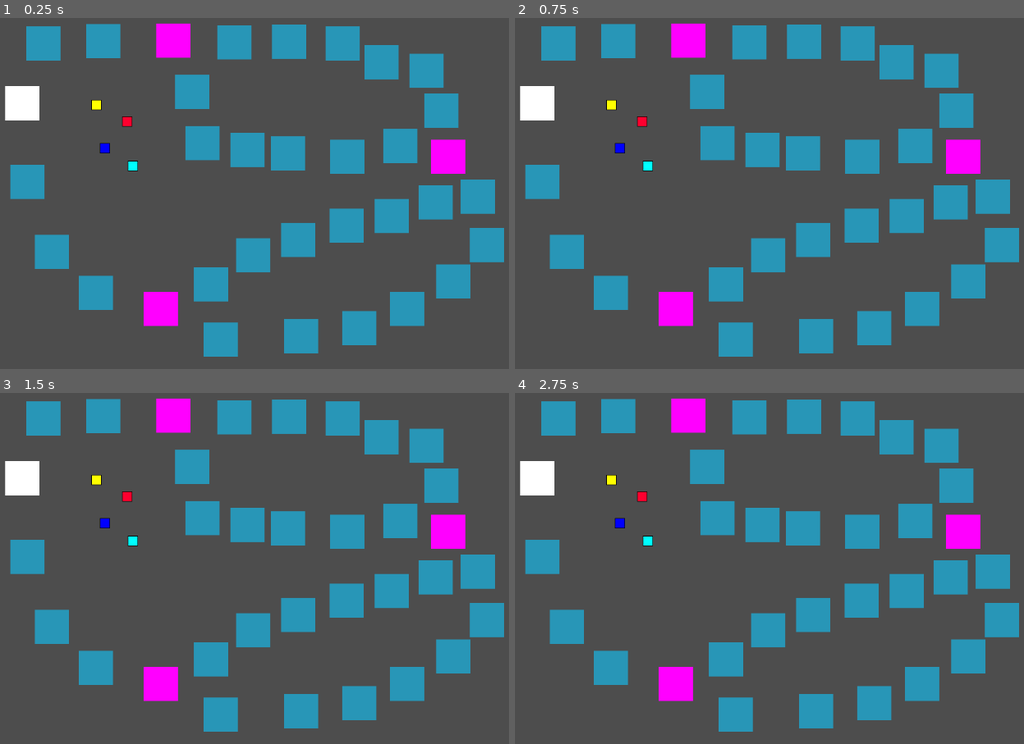
Above: before the commit, frames 1-4 (two rows, left to right).
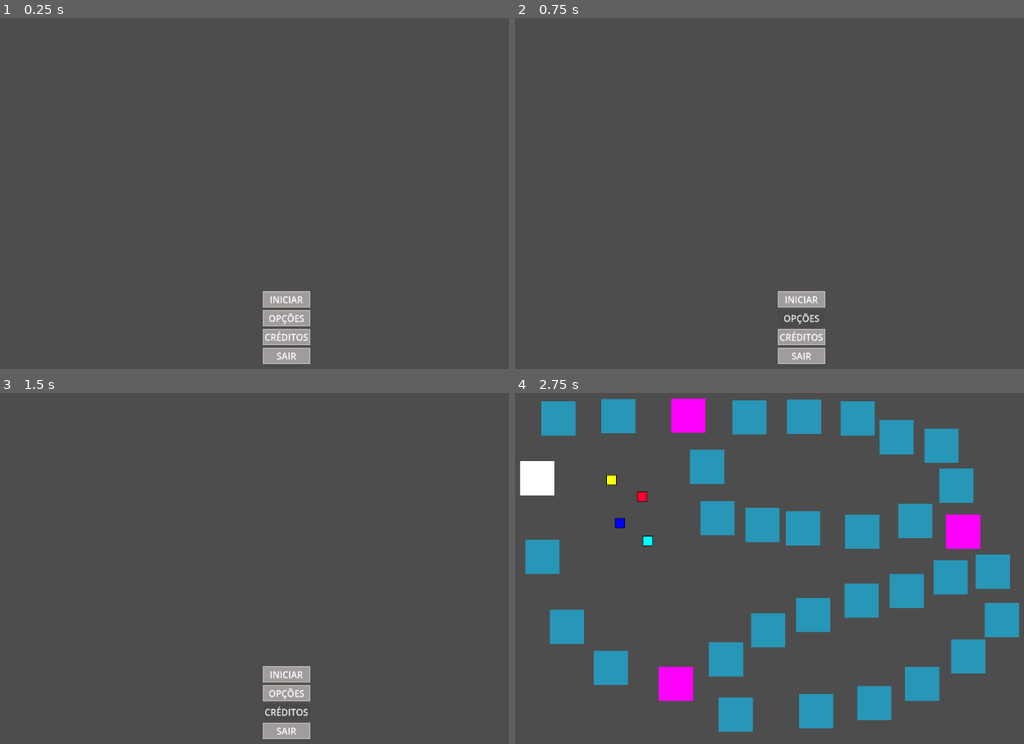
Above: after the commit, the same moments.

Repository: walo2/GameDev_ProjetoGeo
Game: Godot game, scene res://menu.tscn
Same seed, same stepped clock (60 frames per second), same inputs: the game is played once before the commit and once after it. Before the commit the project starts from res://tile_map.tscn.
Inputs (mouse positions are in pixels of both pictures, inside the frame that each line leads up to):
- Up to frame 1 (0.25 s): no input
- Up to frame 2 (0.75 s): click (800, 319) at 0.5 s, where only the run after the commit has a clickable "OPÇÕES"
- Up to frame 3 (1.5 s): click (285, 712) at 1.25 s, where only the run after the commit has a clickable "CRÉDITOS"
- Up to frame 4 (2.75 s): click (800, 673) at 2 s, where only the run after the commit has a clickable "INICIAR"

The runs differ from the first frame. In frame 1, 24% of the frame differs, in the area x 0-100%, y 1-99%; in frame 2, 24%; in frame 3, 24%; in frame 4, nothing differs.

Commit message:
Protótipo do menu inicial do jogo feito

Diff:
--- /dev/null
+++ b/Kapitalistik/default_btn.tres
@@ -0,0 +1,26 @@
+[gd_resource type="Theme" load_steps=5 format=3 uid="uid://c2ywgxeig0yn2"]
+
+[sub_resource type="StyleBoxFlat" id="StyleBoxFlat_ssnbe"]
+bg_color = Color(0.290196, 0.290196, 0.290196, 1)
+
+[sub_resource type="StyleBoxFlat" id="StyleBoxFlat_oo55b"]
+bg_color = Color(0.290196, 0.290196, 0.290196, 1)
+
+[sub_resource type="StyleBoxFlat" id="StyleBoxFlat_7jsgd"]
+bg_color = Color(0.623529, 0.607843, 0.619608, 1)
+border_width_left = 3
+border_width_top = 3
+border_width_right = 3
+border_width_bottom = 3
+border_color = Color(0.741176, 0.729412, 0.678431, 1)
+border_blend = true
+
+[sub_resource type="StyleBoxFlat" id="StyleBoxFlat_xmr3l"]
+bg_color = Color(0.290196, 0.290196, 0.290196, 1)
+
+[resource]
+Button/colors/font_color = Color(1, 1, 1, 1)
+Button/styles/focus = SubResource("StyleBoxFlat_ssnbe")
+Button/styles/hover = SubResource("StyleBoxFlat_oo55b")
+Button/styles/normal = SubResource("StyleBoxFlat_7jsgd")
+Button/styles/pressed = SubResource("StyleBoxFlat_xmr3l")
--- /dev/null
+++ b/Kapitalistik/menu.gd
@@ -0,0 +1,27 @@
+extends Control
+
+
+# Called when the node enters the scene tree for the first time.
+func _ready():
+	pass # Replace with function body.
+
+
+# Called every frame. 'delta' is the elapsed time since the previous frame.
+func _process(delta):
+	pass
+
+
+func _on_iniciar_btn_pressed():
+	get_tree().change_scene_to_file("res://tile_map.tscn")
+
+
+func _on_opcoes_btn_pressed():
+	pass # Replace with function body.
+
+
+func _on_creditos_btn_pressed():
+	pass # Replace with function body.
+
+
+func _on_sair_btn_pressed():
+	get_tree().quit()
--- /dev/null
+++ b/Kapitalistik/menu.tscn
@@ -0,0 +1,76 @@
+[gd_scene load_steps=3 format=3 uid="uid://dggyhevyw8x75"]
+
+[ext_resource type="Theme" uid="uid://c2ywgxeig0yn2" path="res://default_btn.tres" id="1_a1oif"]
+[ext_resource type="Script" path="res://menu.gd" id="1_cux3h"]
+
+[node name="Control" type="Control"]
+layout_mode = 3
+anchors_preset = 15
+anchor_right = 1.0
+anchor_bottom = 1.0
+offset_left = -2.0
+offset_top = 7.0
+offset_right = -2.0
+offset_bottom = 7.0
+grow_horizontal = 2
+grow_vertical = 2
+script = ExtResource("1_cux3h")
+
+[node name="Background" type="TextureRect" parent="."]
+modulate = Color(0.952941, 0.741176, 0.682353, 1)
+self_modulate = Color(0.917647, 0.803922, 0.764706, 1)
+layout_mode = 2
+offset_top = 20.0
+offset_right = 1152.0
+offset_bottom = 628.0
+grow_horizontal = 2
+grow_vertical = 2
+expand_mode = 2
+
+[node name="MarginContainer" type="MarginContainer" parent="."]
+layout_mode = 1
+anchors_preset = 15
+anchor_right = 1.0
+anchor_bottom = 1.0
+offset_left = 4.0
+offset_top = -10.0
+offset_right = 4.0
+offset_bottom = -10.0
+grow_horizontal = 2
+grow_vertical = 2
+theme_override_constants/margin_top = 20
+theme_override_constants/margin_bottom = 20
+
+[node name="VBoxContainer" type="VBoxContainer" parent="MarginContainer"]
+layout_mode = 2
+size_flags_horizontal = 4
+size_flags_vertical = 8
+
+[node name="iniciar_btn" type="Button" parent="MarginContainer/VBoxContainer"]
+layout_mode = 2
+theme = ExtResource("1_a1oif")
+text = "INICIAR
+"
+
+[node name="opcoes_btn" type="Button" parent="MarginContainer/VBoxContainer"]
+layout_mode = 2
+theme = ExtResource("1_a1oif")
+text = "OPÇÕES
+"
+
+[node name="creditos_btn" type="Button" parent="MarginContainer/VBoxContainer"]
+layout_mode = 2
+theme = ExtResource("1_a1oif")
+text = "CRÉDITOS
+"
+
+[node name="sair_btn" type="Button" parent="MarginContainer/VBoxContainer"]
+layout_mode = 2
+theme = ExtResource("1_a1oif")
+text = "SAIR
+"
+
+[connection signal="pressed" from="MarginContainer/VBoxContainer/iniciar_btn" to="." method="_on_iniciar_btn_pressed"]
+[connection signal="pressed" from="MarginContainer/VBoxContainer/opcoes_btn" to="." method="_on_opcoes_btn_pressed"]
+[connection signal="pressed" from="MarginContainer/VBoxContainer/creditos_btn" to="." method="_on_creditos_btn_pressed"]
+[connection signal="pressed" from="MarginContainer/VBoxContainer/sair_btn" to="." method="_on_sair_btn_pressed"]
--- a/Kapitalistik/project.godot
+++ b/Kapitalistik/project.godot
@@ -11,8 +11,8 @@
 [application]
 
 config/name="Kapitalistik"
-run/main_scene="res://tile_map.tscn"
-config/features=PackedStringArray("4.1", "Forward Plus")
+run/main_scene="res://menu.tscn"
+config/features=PackedStringArray("4.2", "Forward Plus")
 config/icon="res://icon.svg"
 
 [display]
